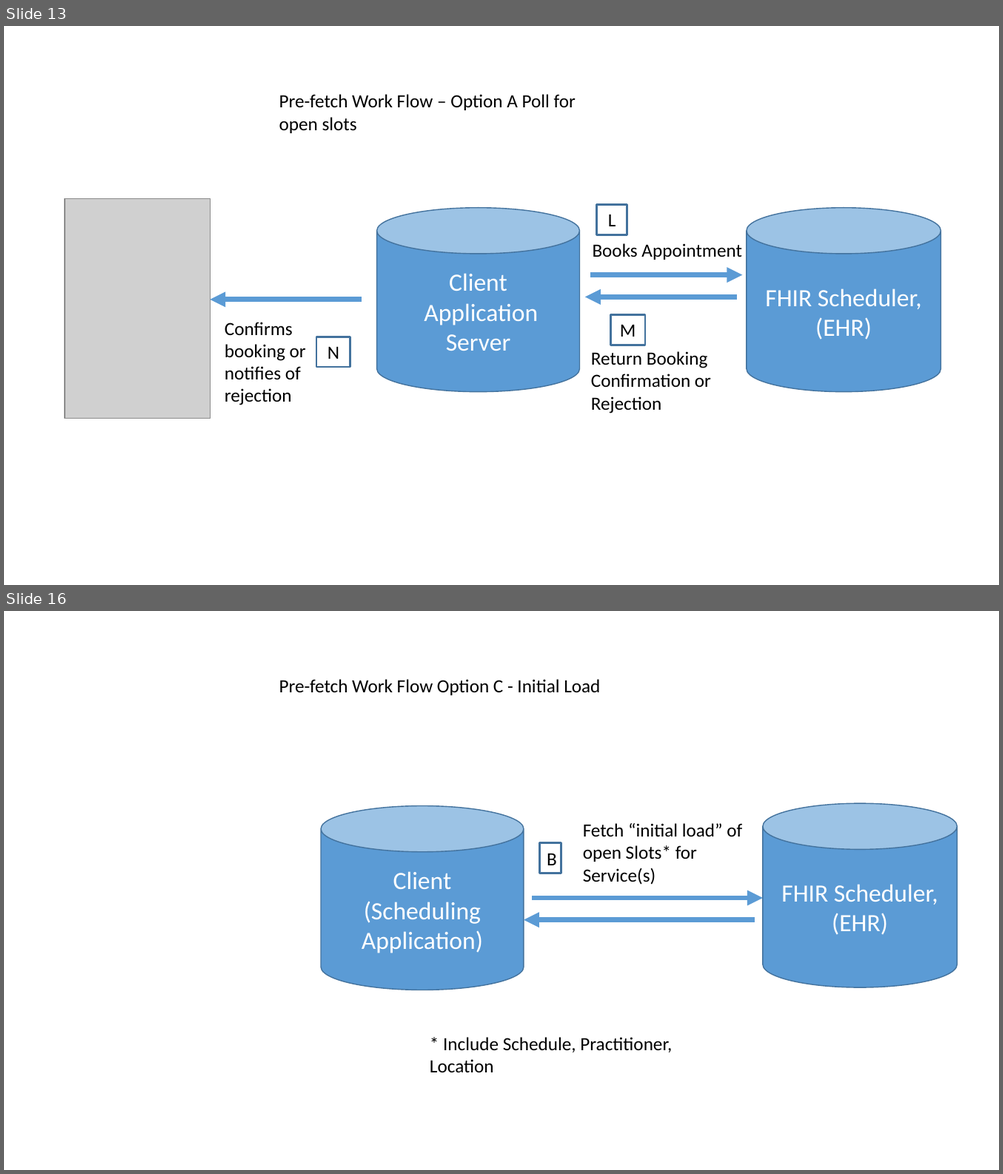
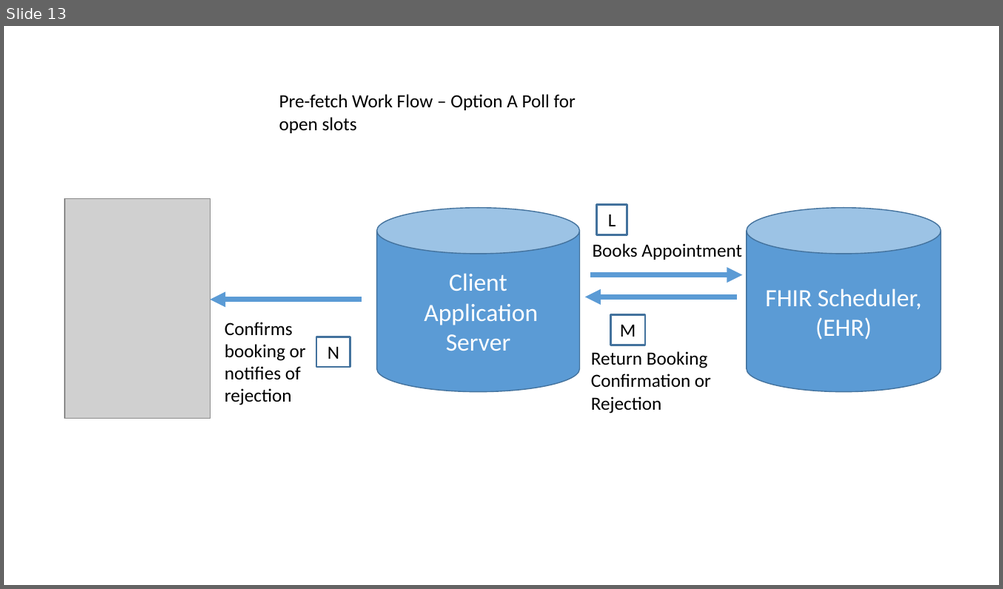
Before and after one commit to argonautproject/scheduling, a slide deck: meeting-notes/WorkFlowDiagrams.pptx. Shown one above the other, each under a label of ours: slides 13 and 16 before the commit, slide 13 after it; the slides between them are not shown. The pictures are 1003x1174 and 1003x589 pixels, drawn with LibreOffice and Linux fonts; fonts in the diff are those of the drawing; grey boxes stand for pictures. Boxes give left, top, right and bottom in pixels: in the first picture for what was removed or moved away, otherwise in the second. Text is boxed around its words. In the diff, an @@ line names an element or a change of style, - is before the commit and + after.

```diff
--- a/meeting-notes/WorkFlowDiagrams.pptx
+++ b/meeting-notes/WorkFlowDiagrams.pptx
@@ slide 16 removed at (x1=4, y1=611, x2=999, y2=1170), background #FFFFFF @@
@@ text removed at (x1=279, y1=679, x2=600, y2=695) @@
-Pre-fetch Work Flow Option C - Initial Load
@@ cylinder removed at (x1=321, y1=806, x2=524, y2=990) @@
-Client
-(Scheduling Application)
@@ cylinder removed at (x1=762, y1=803, x2=957, y2=988) @@
-FHIR Scheduler, (EHR)
@@ group removed at (x1=523, y1=823, x2=762, y2=920): 2 arrows, 1 text, 1 rectangle @@
-Fetch “initial load” of open Slots* for Service(s)
-B
@@ text removed at (x1=430, y1=1037, x2=671, y2=1073) @@
-* Include Schedule, Practitioner, Location
```
Also in this commit, not shown: 4 slides changed, 4 other files.
